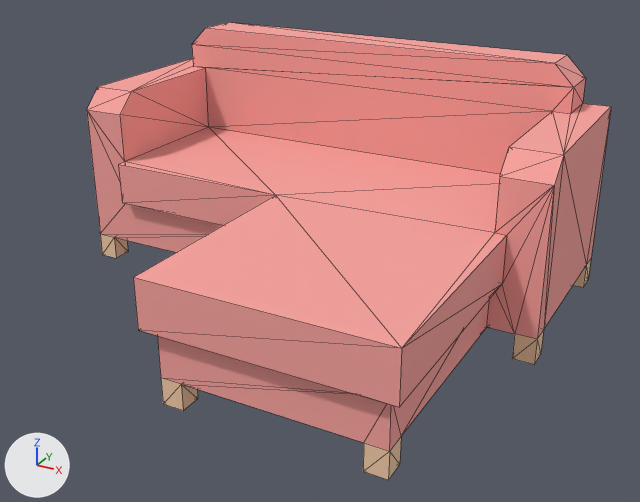
The glTF model assets/props/furniture/loungeSofaLong.glb: old version first, new version second.
One viewpoint serves both versions: a camera (50 mm lens) standing at (1.298, -1.333, 0.803) and looking at (0.567, -0.004, 0.138). Lighting does not change. The marker at lower left points along +X, +Y and +Z. The first picture is the older version. Mesh edges are drawn as thin lines. Vertices at exactly the same position are counted once.

Names of what the first picture shows: 'loungeSofaLong(Clone)'.
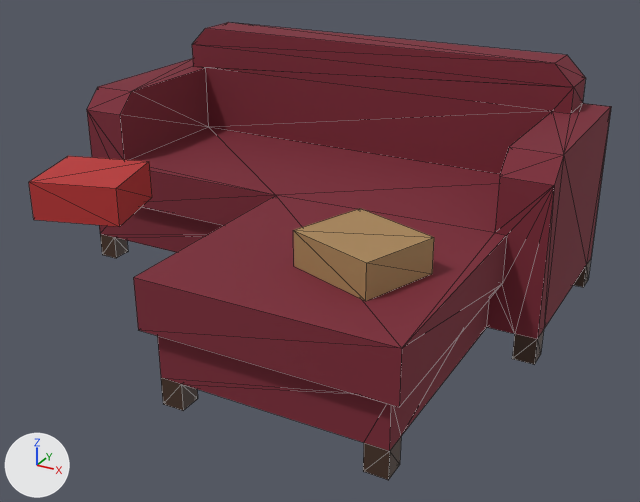
Boxes (x1, y1, x2, y2) around the edits, measured in the pictures (640 x 502 px):
'loungeSofaLong(Clone)', reshaped (11% wider): before (87, 22, 611, 480); after (29, 22, 611, 480)
part 1 of me_mesh_loungesofalong, built on: after (29, 156, 434, 301)
part 2 of me_mesh_loungesofalong, recoloured (pink to dark red): (87, 22, 611, 451) in both
part 3 of me_mesh_loungesofalong, recoloured: (100, 234, 591, 480) in both

Diff of the bpy script that builds the scene:
```diff
--- a/assets/props/furniture/loungeSofaLong.glb.py
+++ b/assets/props/furniture/loungeSofaLong.glb.py
@@ mat_red @@
+mat_red = principled_material('red')
+mat_red.base_color = (0.5, 0.03, 0.03)  # red #bc3030
+mat_red.roughness = 0.7
@@ mat_velvet @@
+mat_velvet = principled_material('velvet')
+mat_velvet.base_color = (0.2, 0.018, 0.035)  # dark red #7c2435
+mat_velvet.roughness = 0.85
@@ mat_kraft @@
+mat_kraft = principled_material('kraft')
+mat_kraft.base_color = (0.4, 0.24, 0.1)  # brown #aa8659
+mat_kraft.roughness = 0.8
@@ mat_walnutdark @@
+mat_walnutdark = principled_material('walnutDark')
+mat_walnutdark.base_color = (0.06, 0.028, 0.016)  # brown #452f22
+mat_walnutdark.roughness = 0.55
@@ me_mesh_loungesofalong @@
 # used by ob_loungesofalong_clone; location = (0.0, 0.0, 0.0)
-me_mesh_loungesofalong.from_pydata(...)  # 95 vertices, 186 faces; spans x 0.0..0.98, y -0.41..0.41, z 0.0..0.46
+me_mesh_loungesofalong.from_pydata(...)  # 136 vertices, 241 faces; spans x 0.0..0.98, y -0.41..0.41, z 0.0..0.46
+# me_mesh_loungesofalong part 1
+# 18 faces are deleted
+# 41 vertices are added at x 0.034..0.98, y -0.313..0.41, z 0.05..0.376
+# 49 new faces join them, mat_velvet (dark red #7c2435)
+# 12 new faces join them, mat_red (red #bc3030)
+# 12 new faces join them, mat_kraft (brown #aa8659)
+# me_mesh_loungesofalong part 2: 108 faces spanning x 0.0..0.98, y -0.41..0.41, z 0.05..0.46 switch from mat_carpet (pink #f9a39e) to mat_velvet (dark red #7c2435)
+# me_mesh_loungesofalong part 3: 60 faces spanning x 0.0..0.98, y -0.39..0.41, z 0.0..0.05 switch from mat_wood (beige #f3cca8) to mat_walnutdark (brown #452f22)
+me_mesh_loungesofalong.materials.append(mat_red)  # red #bc3030
+me_mesh_loungesofalong.materials.append(mat_kraft)  # brown #aa8659
```
